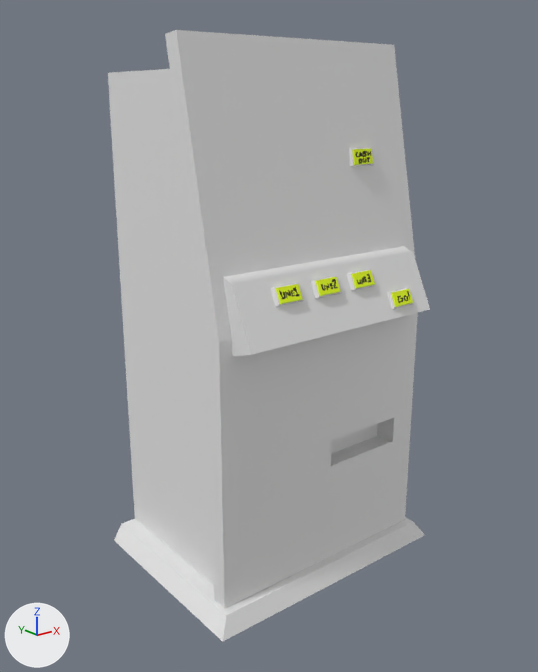
Two versions of the FBX model models/slot_machine/slot_machine.fbx, one commit apart.
One viewpoint serves both versions: a 50 mm camera at (-1.758, -2.26, 1.79) aimed at (-0.025, -0.094, 0.923). Arrows for +X, +Y and +Z are at lower left; the lights stay in place. Where no turn or scale is listed for an object, it has been applied to the vertices.

Before the edit, the objects in view are built like this:
```python
mat_body = principled_material('body')
mat_body.base_color = (0.8, 0.8, 0.8)  # white #e7e7e7
me_slot_machine = bpy.data.meshes.new('slot_machine')
me_slot_machine.from_pydata(...)  # 254 vertices, 167 faces; spans x -0.53..0.54, y -0.51..0.34, z 0.0..2.0
# faces by material slot: [94, 73]
me_slot_machine.materials.append(mat_body)  # white #e7e7e7
me_slot_machine.materials.append(mat_displays)  # picture img_displays_color_png
ob_slot_machine = bpy.data.objects.new('slot_machine', me_slot_machine)
ob_slot_machine.location = (0.0, 0.0, 0.0)
```
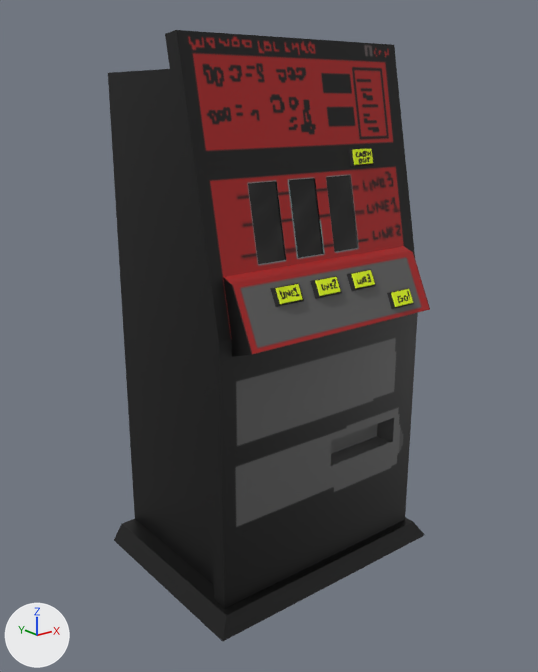
Boxes (x1, y1, x2, y2) around the edits, measured in the pictures (538 x 672 px):
'slot_machine', surface changed (grey to black)
    both: (108, 30, 430, 641)
part 1 of me_slot_machine, built on
    both: (176, 30, 415, 342)

The edits, one by one:
Picture 'glass_pane_trans.png' (img_glass_pane_trans_png) is new.
Picture 'body_color.png' (img_body_color_png) is new.
In material 'body' (mat_body), base_color is no longer (0.8, 0.8, 0.8), white #e7e7e7.
In material 'body' (mat_body), texture is now set to img_body_color_png.
Material 'glass' (mat_glass) is new.
Its texture is img_glass_pane_trans_png.
me_slot_machine is used by ob_slot_machine; location (0.0, 0.0, 0.0).
me_slot_machine had 254 vertices, 167 faces and spanned x -0.53..0.54, y -0.51..0.34, z 0.0..2.0.
me_slot_machine now has 269 vertices, 190 faces and spans x -0.53..0.54, y -0.51..0.34, z 0.0..2.0.
Part 1, on me_slot_machine:
10 faces are deleted.
15 vertices are added at x -0.28..0.18, y -0.44..-0.3, z 1.2..1.54.
26 new faces join them, mat_body (picture img_body_color_png).
6 new faces join them, mat_displays (picture img_displays_color_png).
1 new face joins them, mat_glass (picture img_glass_pane_trans_png).
me_slot_machine now uses material mat_glass (picture img_glass_pane_trans_png).
